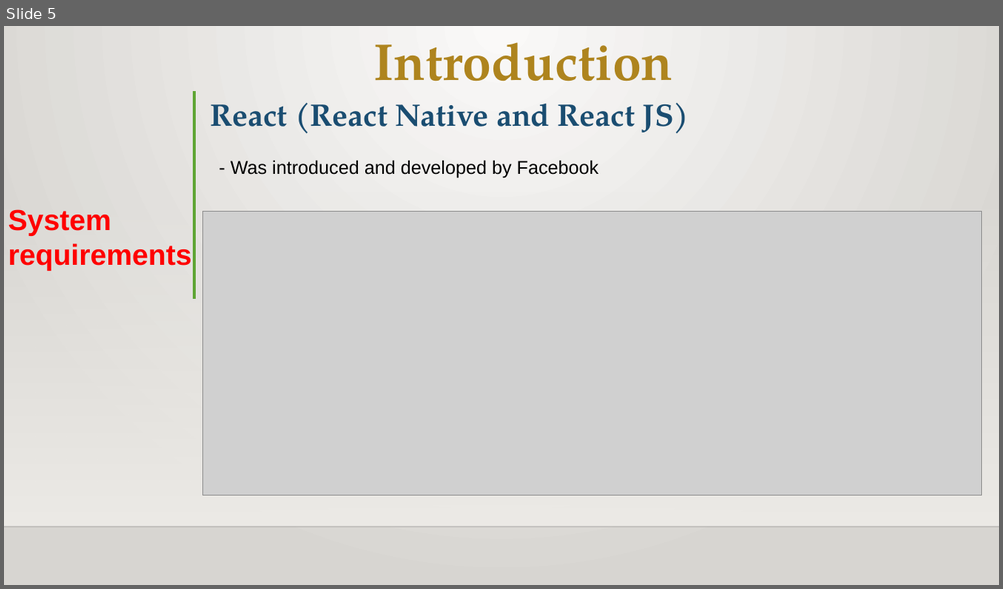
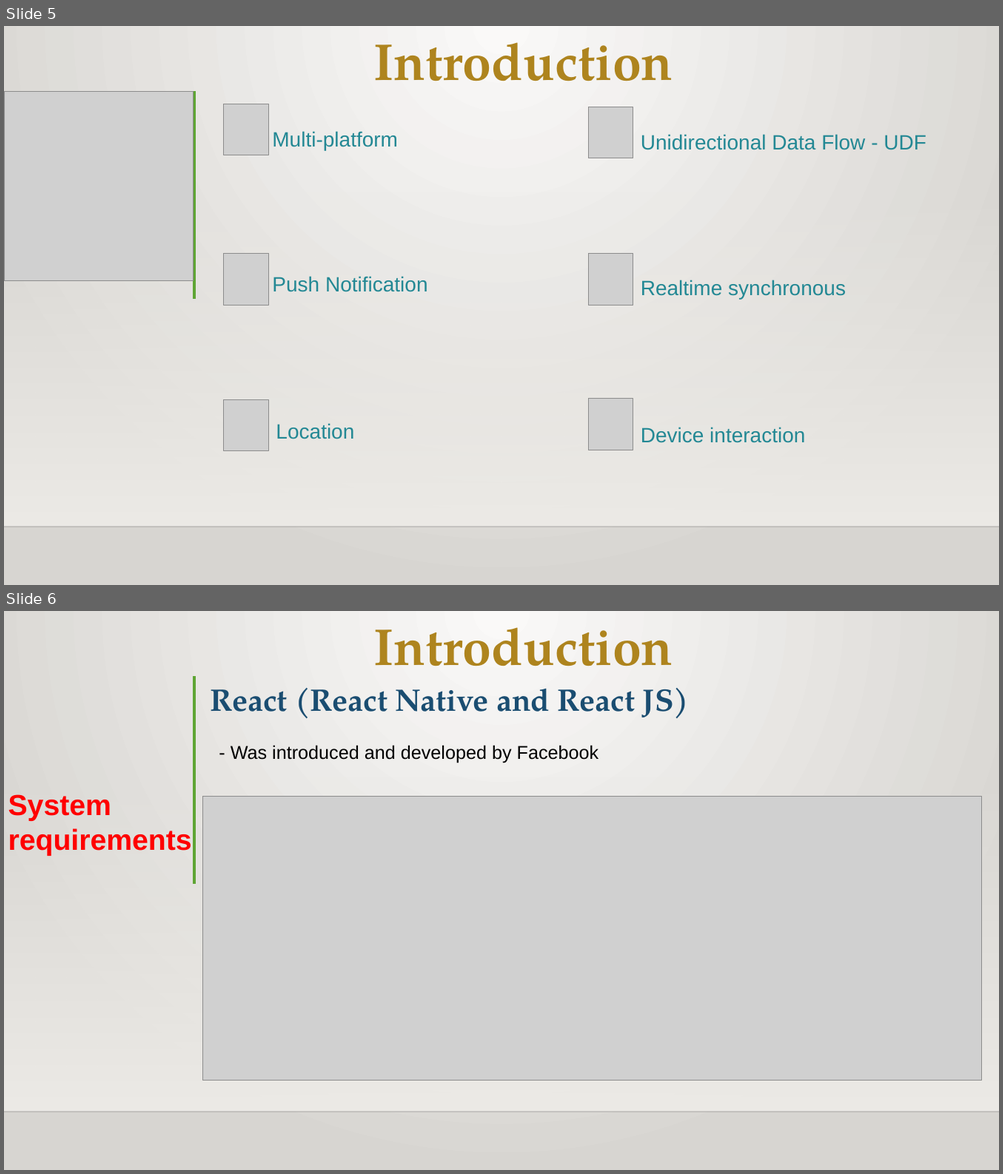
Before and after one commit to DTHero/My-Store, a slide deck: Presentation.pptx. Shown one above the other, each under a label of ours: slide 5 before the commit, slides 5 and 6 after it. The pictures are 1003x589 and 1003x1174 pixels, drawn with LibreOffice and Linux fonts; fonts in the diff are those of the drawing; grey boxes stand for pictures; background and template pictures are left out. Boxes give left, top, right and bottom in pixels: in the first picture for what was removed or moved away, otherwise in the second. Text is boxed around its words. In the diff, an @@ line names an element or a change of style, - is before the commit and + after.

```diff
--- a/Presentation.pptx
+++ b/Presentation.pptx
@@ slide 5 added at [4, 26, 999, 585], background gradient #FAFAF9 to #D7D5D2; not listed: 3 template elements that a slide beside it also shows @@
@@ title added at [373, 42, 672, 81], 50 pt, text #AE841E, bold @@
+Introduction
@@ picture added at [4, 92, 193, 281] @@
@@ picture added at [224, 104, 269, 155] @@
@@ picture added at [588, 107, 633, 158] @@
@@ text added at [272, 131, 398, 150], 20 pt, text #238894 @@
+Multi-platform
@@ text added at [640, 134, 926, 150], 20 pt, text #238894 @@
+Unidirectional Data Flow - UDF
@@ picture added at [224, 254, 269, 305] @@
@@ picture added at [588, 255, 633, 306] @@
@@ text added at [272, 276, 428, 292], 20 pt, text #238894 @@
+Push Notification
@@ text added at [640, 280, 845, 299], 20 pt, text #238894 @@
+Realtime synchronous
@@ picture added at [224, 400, 269, 452] @@
@@ picture added at [588, 399, 633, 451] @@
@@ text added at [276, 423, 354, 440], 20 pt, text #238894 @@
+Location
@@ text added at [640, 427, 805, 443], 20 pt, text #238894 @@
+Device interaction
@@ what was slide 5 is now slide 6 @@
```
Also in this commit, not shown: 3 slides changed, 1 other file.
